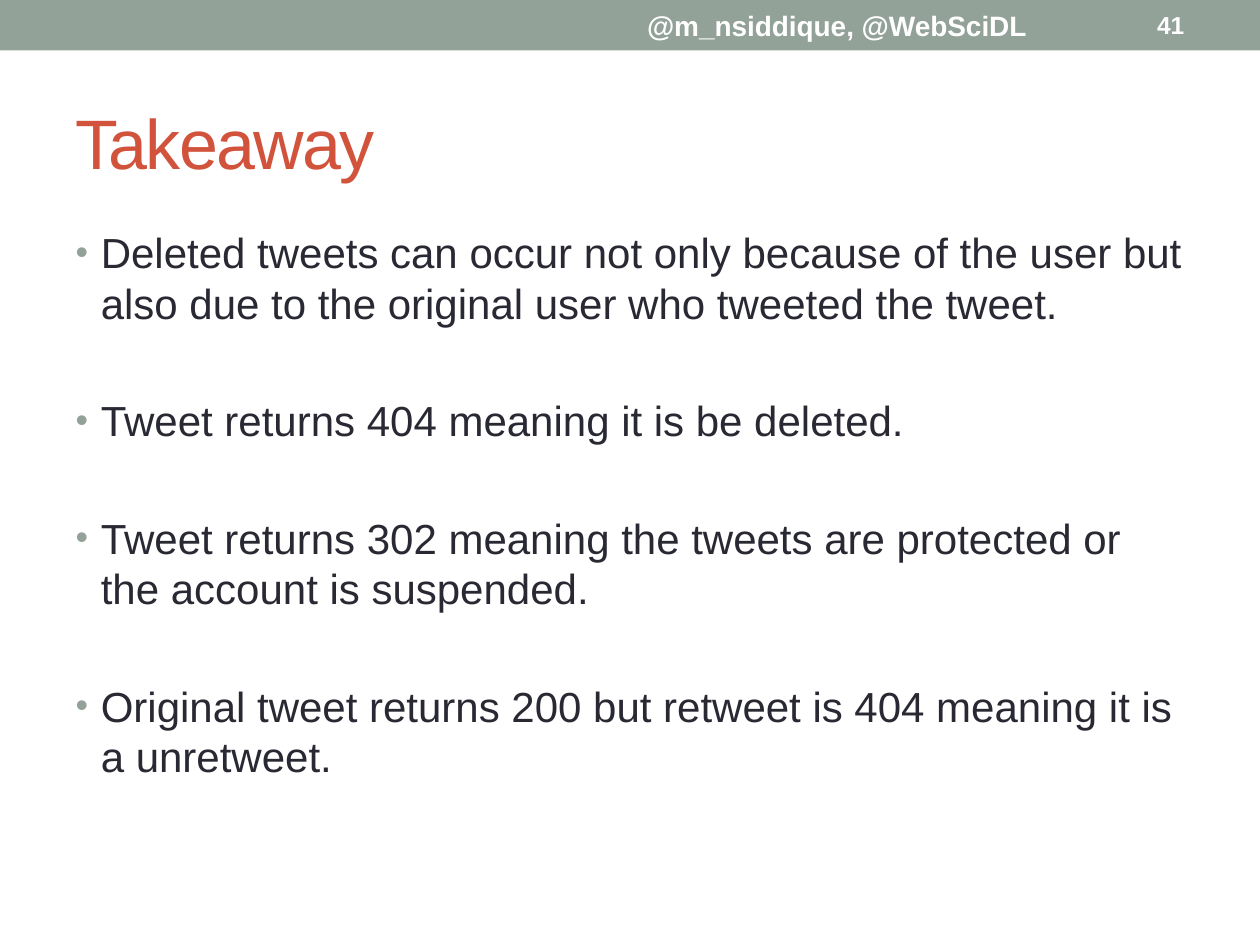
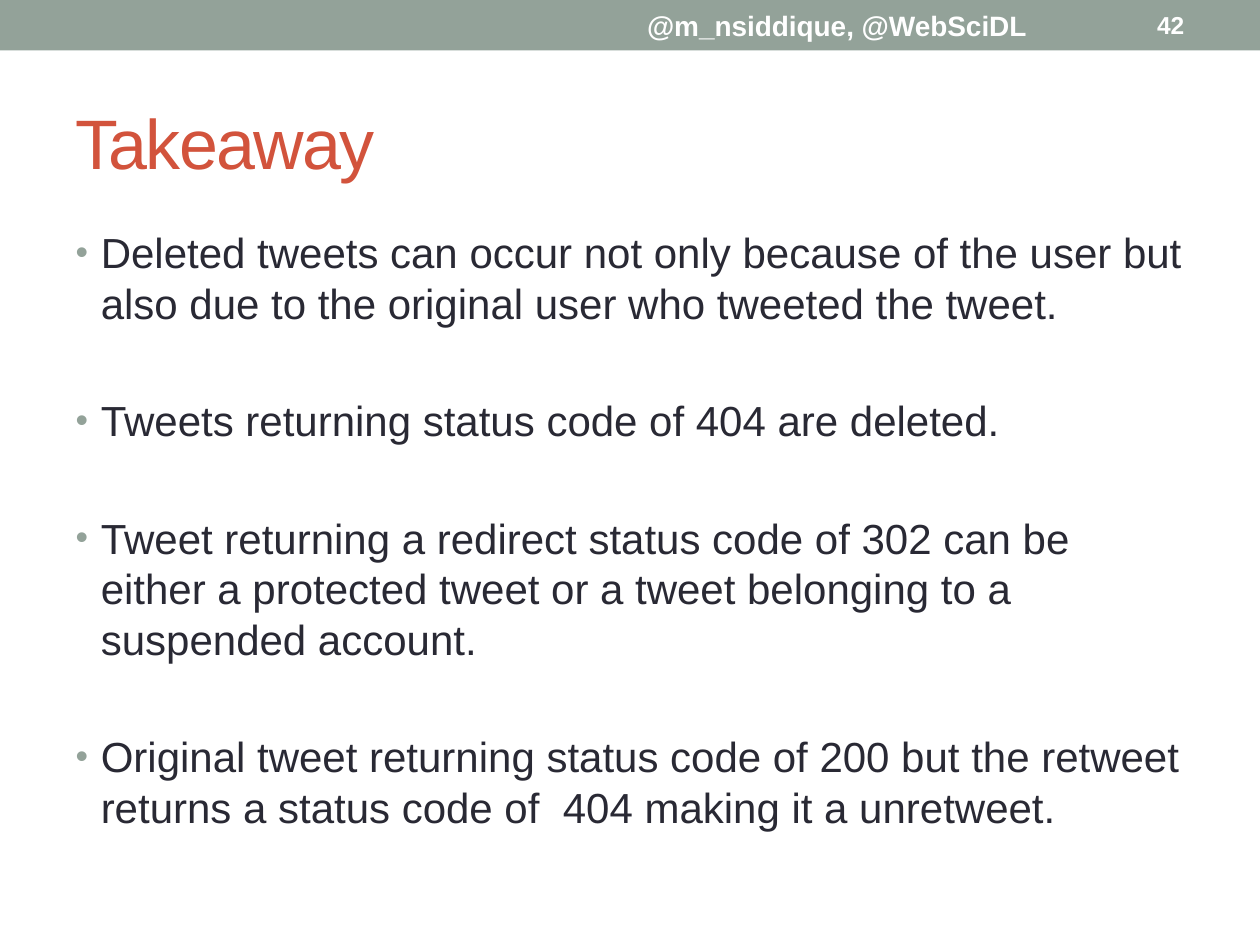
Before and after one commit to phonedude/cs895-s19, a slide deck: slide 42 of assignments/siddique/week-08-presentation/Delete Forensics.pptx (slide 41 before the commit). Drawn at 1260x945 pixels with LibreOffice and Linux fonts; fonts in the diff are those of the drawing. Boxes give left, top, right and bottom in pixels: in the first picture for what was removed or moved away, otherwise in the second. Text is boxed around its words. In the diff, an @@ line names an element or a change of style, - is before the commit and + after.

```diff
--- a/assignments/siddique/week-08-presentation/Delete Forensics.pptx
+++ b/assignments/siddique/week-08-presentation/Delete Forensics.pptx
@@ page number at bbox=[1157, 17, 1184, 34]: text changed @@
-41
+42
@@ text at bbox=[101, 405, 1179, 831]: text changed @@
-• Tweet returns 404 meaning it is be deleted.
-• Tweet returns 302 meaning the tweets are protected or the account is suspended.
-• Original tweet returns 200 but retweet is 404 meaning it is a unretweet.
+• Tweets returning status code of 404 are deleted.
+• Tweet returning a redirect status code of 302 can be either a protected tweet or a tweet belonging to a suspended account.
+• Original tweet returning status code of 200 but the retweet returns a status code of 404 making it a unretweet.
```
Also in this commit, not shown: 8 other slides changed, 1 slide added.
